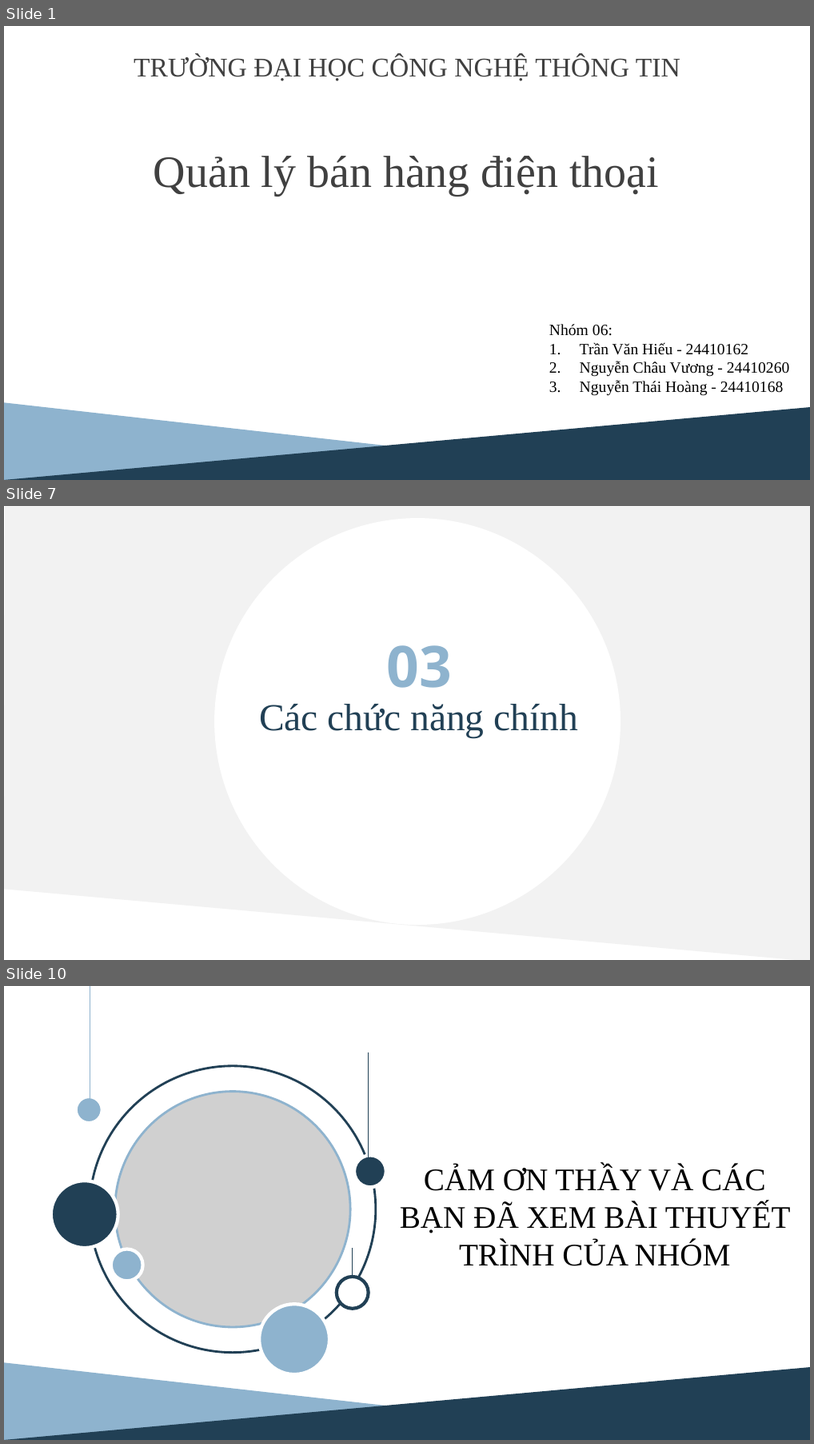
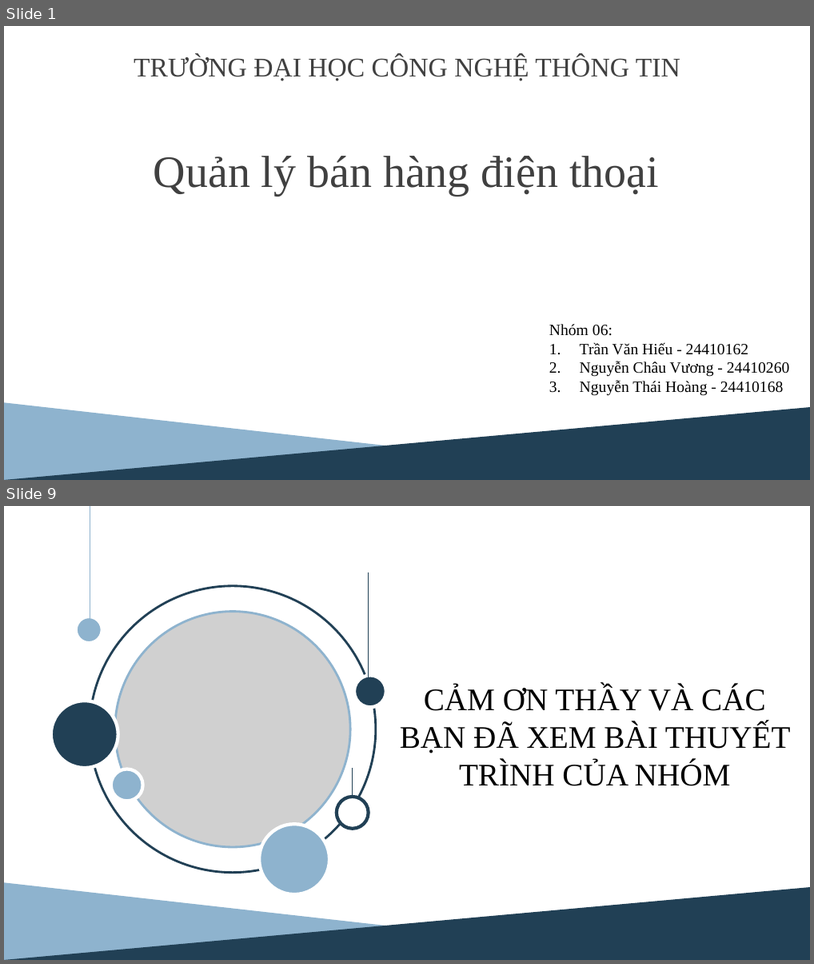
Before and after one commit to googlemap2/doan_python, a slide deck: baocao/slide_bao_cao.pptx. Shown one above the other, each under a label of ours: slides 1, 7 and 10 before the commit, slides 1 and 9 after it; the slides between them are not shown. The pictures are 814x1444 and 814x964 pixels, drawn with LibreOffice and Linux fonts; fonts in the diff are those of the drawing; grey boxes stand for pictures. Boxes give left, top, right and bottom in pixels: in the first picture for what was removed or moved away, otherwise in the second. Text is boxed around its words. In the diff, an @@ line names an element or a change of style, - is before the commit and + after.

```diff
--- a/baocao/slide_bao_cao.pptx
+++ b/baocao/slide_bao_cao.pptx
@@ slide 7 removed at [4, 506, 810, 960], background #FFFFFF @@
@@ freeform shape removed at [4, 506, 810, 960] @@
@@ ellipse removed at [216, 520, 619, 923] @@
@@ text removed at [387, 645, 453, 688] @@
-03
@@ text removed at [259, 704, 578, 738] @@
-Các chức năng chính
@@ what was slide 10 is now slide 9 @@
```
Also in this commit, not shown: 3 slides changed, 4 slides added, 4 other slides removed, 3 other files.
